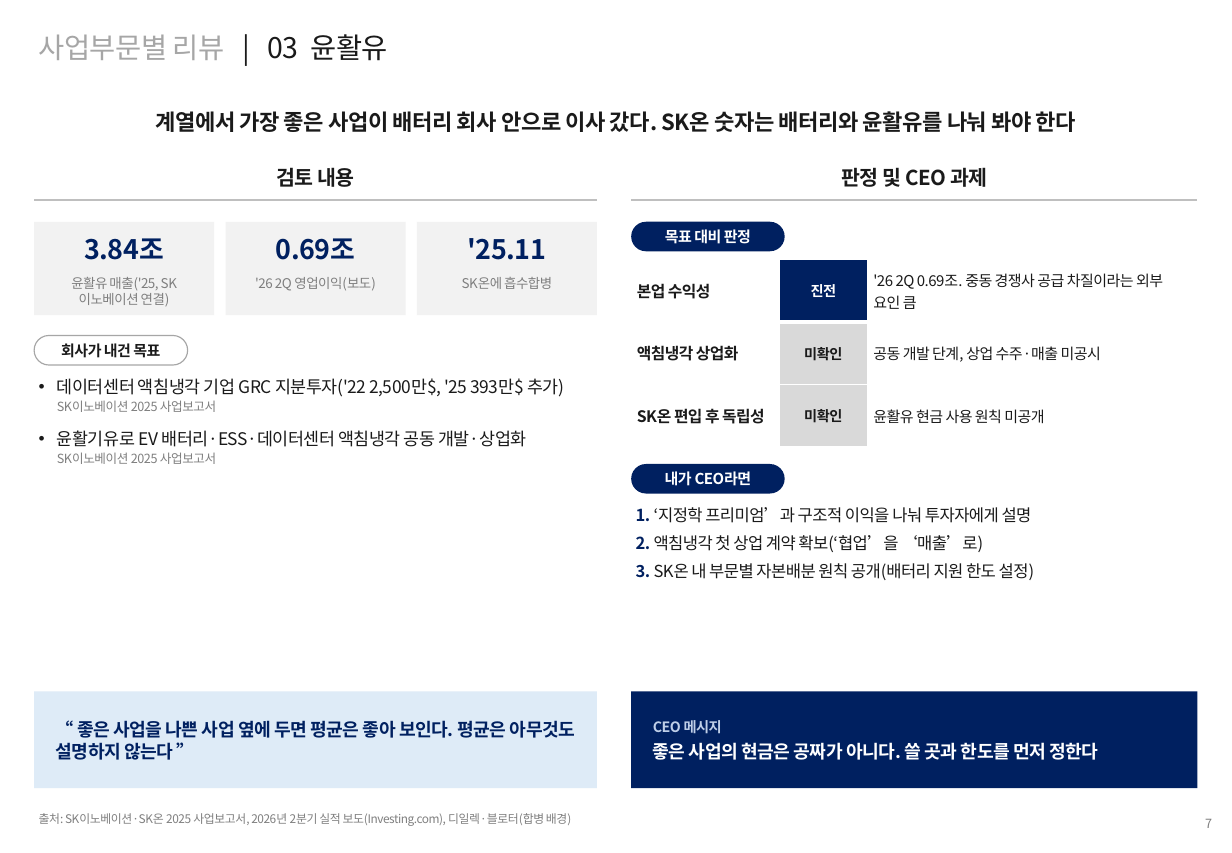
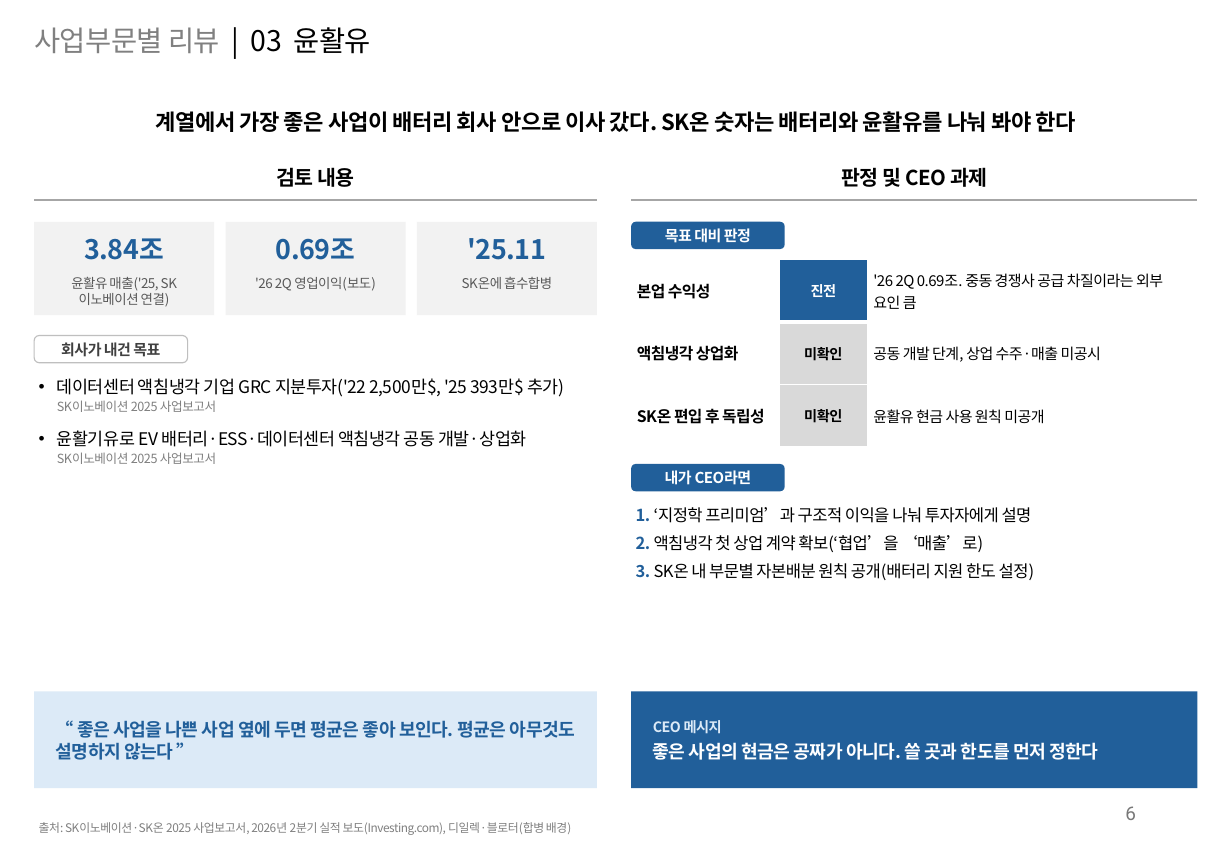
Before and after one commit to seokwon89/SKMS-TF, a slide deck: slide 7 of research/headcount/ppt/SKI계열_Cold_Eye_Review.pptx. Drawn at 1232x853 pixels with LibreOffice and Linux fonts; fonts in the diff are those of the drawing. Boxes give left, top, right and bottom in pixels: in the first picture for what was removed or moved away, otherwise in the second. Text is boxed around its words. In the diff, an @@ line names an element or a change of style, - is before the commit and + after.

```diff
--- a/research/headcount/ppt/SKI계열_Cold_Eye_Review.pptx
+++ b/research/headcount/ppt/SKI계열_Cold_Eye_Review.pptx
@@ text "사업부문별 리뷰 | 03 윤활유" at box(34, 27, 371, 54): text colour #A6A6A6 to #808080 in "사업부문별 리뷰"; text colour #1A1A1A to #000000 in "| 03 윤활유" @@
@@ text colour #1A1A1A to #000000 in 3 elements at box(155, 111, 1076, 132), box(277, 167, 354, 187), box(841, 167, 987, 187) @@
@@ line (34, 200) - (597, 200): stroke #BFBFBF 1 pt to #A6A6A6 1 pt @@
@@ line (631, 200) - (1198, 200): stroke #BFBFBF 1 pt to #A6A6A6 1 pt @@
@@ rounded rectangle at box(631, 222, 785, 249): fill #002060 to #215F9A; proportions changed @@
@@ table at box(631, 259, 1198, 447) @@
@@ fill #002060 to #215F9A in row 1, column 2 @@
@@ text colour #1A1A1A to #000000 @@
@@ text colour #7F7F7F to #595959 in 3 elements at box(71, 277, 170, 307), box(255, 277, 375, 291), box(462, 277, 552, 289) @@
@@ text "회사가 내건 목표" at box(61, 342, 160, 357): text colour #1A1A1A to #404040 @@
@@ rounded rectangle at box(34, 336, 188, 363): outline #A6A6A6 0.75 pt to #BFBFBF 0.75 pt; proportions changed @@
@@ text "데이터센터 액침냉각 기업 GRC 지분투자('22 ..." at box(57, 378, 564, 464): text colour #1A1A1A to #000000 in "데이터센터 액침냉각 기업 GRC 지분투자('22 2,500만$, '25 ...", "윤활기유로 EV 배터리·ESS·데이터센터 액침냉각 공동 개발·상업화"; text colour #7F7F7F to #808080 in "SK이노베이션 2025 사업보고서", "SK이노베이션 2025 사업보고서" @@
@@ rounded rectangle at box(631, 464, 785, 491): fill #002060 to #215F9A; proportions changed @@
@@ text "1. ‘지정학 프리미엄’과 구조적 이익을 ..." at box(636, 507, 1034, 580): text colour #002060 to #215F9A in "1.", "2.", "3."; text colour #1A1A1A to #000000 @@
@@ rectangle at box(34, 692, 597, 788): fill #DEEBF7 to #DCEAF7 @@
@@ text colour #002060 to #215F9A in 4 elements at box(84, 238, 164, 260), box(276, 238, 356, 260), box(468, 238, 547, 260), box(56, 720, 576, 760) @@
@@ rectangle at box(631, 692, 1198, 788): fill #002060 to #215F9A @@
@@ text at box(653, 720, 722, 734): text colour #BFCFE8 to #DCEAF7 in "CEO 메시지" @@
@@ text "출처: SK이노베이션·SK온 2025 사업보고서, 2026년 ...": place and size @@
-text "출처: SK이노베이션·SK온 2025 사업보고서, 2026년 ..." at box(39, 813, 571, 826)
+text "출처: SK이노베이션·SK온 2025 사업보고서, 2026년 ..." at box(39, 822, 571, 835)
@@ text "출처: SK이노베이션·SK온 2025 사업보고서, 2026년 ..." at box(39, 822, 571, 835): text colour #7F7F7F to #808080; vertical alignment top to bottom @@
@@ page number added at box(1125, 806, 1136, 820), 12 pt, text #797979 @@
+6
@@ text removed at box(1205, 819, 1212, 828) @@
-7
```
Also in this commit, not shown: 12 other slides changed, 2 other files.
